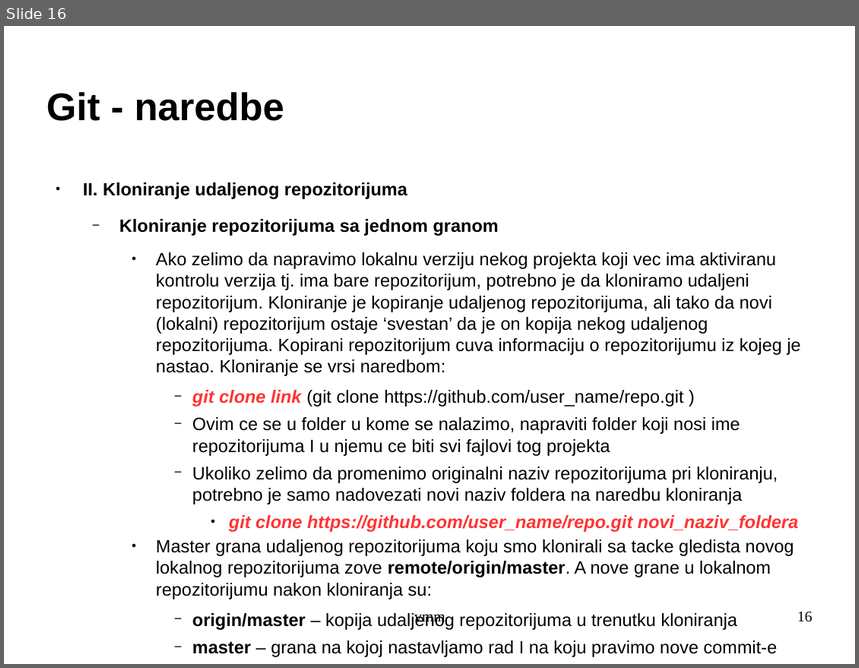
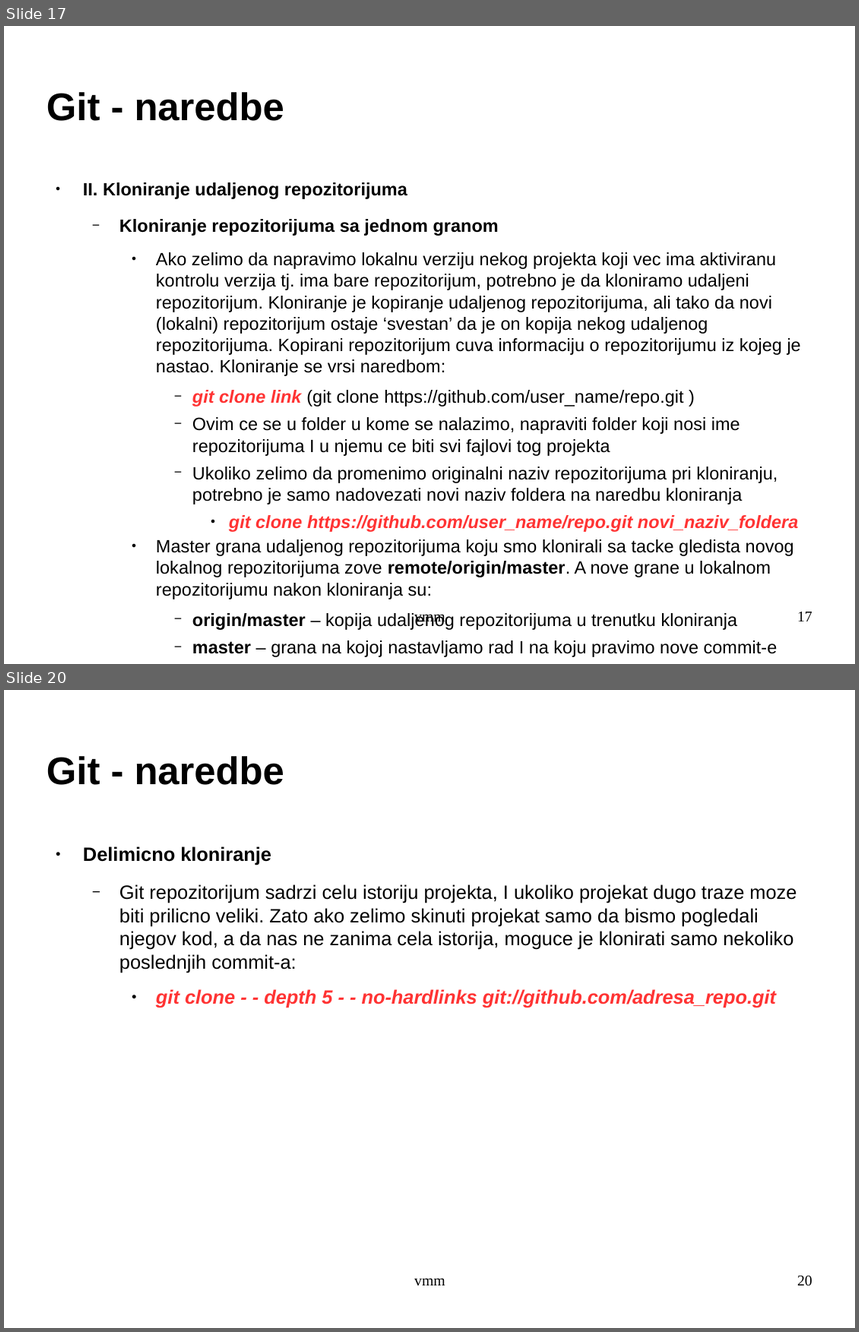
Before and after one commit to archpriestgnu/git_tut, a slide deck: git.odp. Shown one above the other, each under a label of ours: slide 16 before the commit, slides 17 and 20 after it; the slides between them are not shown. The pictures are 859x668 and 859x1332 pixels, drawn with LibreOffice and Linux fonts; fonts in the diff are those of the drawing; background and template pictures are left out. Boxes give left, top, right and bottom in pixels: in the first picture for what was removed or moved away, otherwise in the second. Text is boxed around its words. In the diff, an @@ line names an element or a change of style, - is before the commit and + after.

```diff
--- a/git.odp
+++ b/git.odp
@@ slide 20 added at (4, 690, 855, 1328), background picture (left out) @@
@@ title added at (47, 756, 284, 785), 36 pt, text #000000, bold @@
+Git - naredbe
@@ text added at (83, 847, 797, 1008), 18 pt, text #000000 @@
+● Delimicno kloniranje
+  − Git repozitorijum sadrzi celu istoriju projekta, I ukoliko projekat dugo traze moze biti prilicno veliki. Zato ako zelimo skinuti projekat samo da bismo pogledali njegov kod, a da nas ne zanima cela istorija, moguce je klonirati samo nekoliko poslednjih commit-a:
+    ● git clone - - depth 5 - - no-hardlinks git://github.com/adresa_repo.git
@@ text added at (414, 1278, 446, 1286), 14 pt, text #000000 @@
+vmm
@@ page number added at (797, 1276, 813, 1287), 14 pt, text #000000 @@
+20
@@ what was slide 16 is now slide 17 @@
@@ page number at (797, 612, 813, 622): text changed @@
-16
+17
```
Also in this commit, not shown: 1 slide changed, 10 other slides added.
